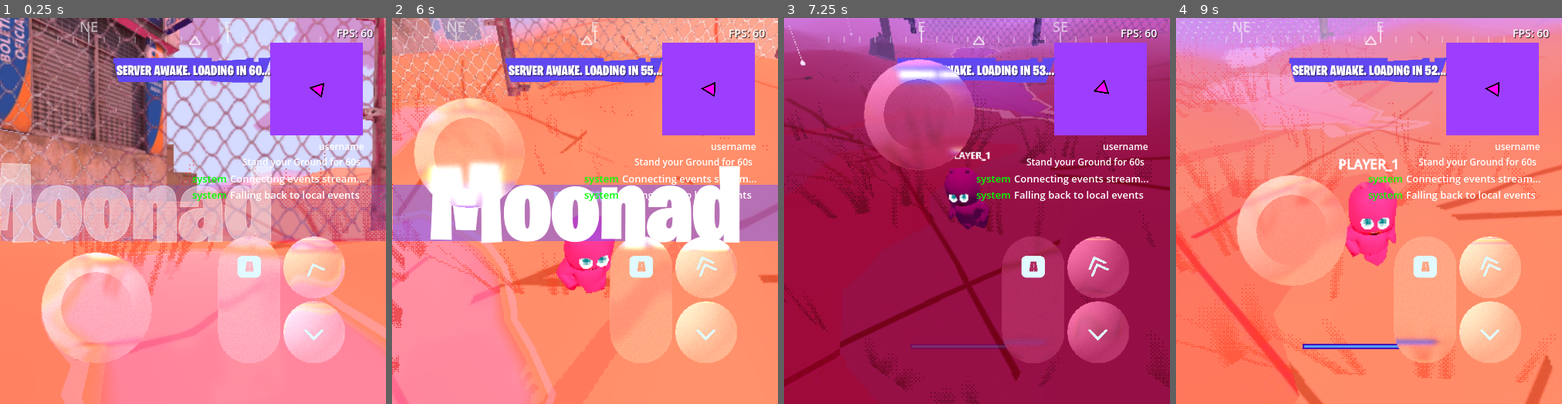
Above: before the commit, frames 1-4 (left to right).
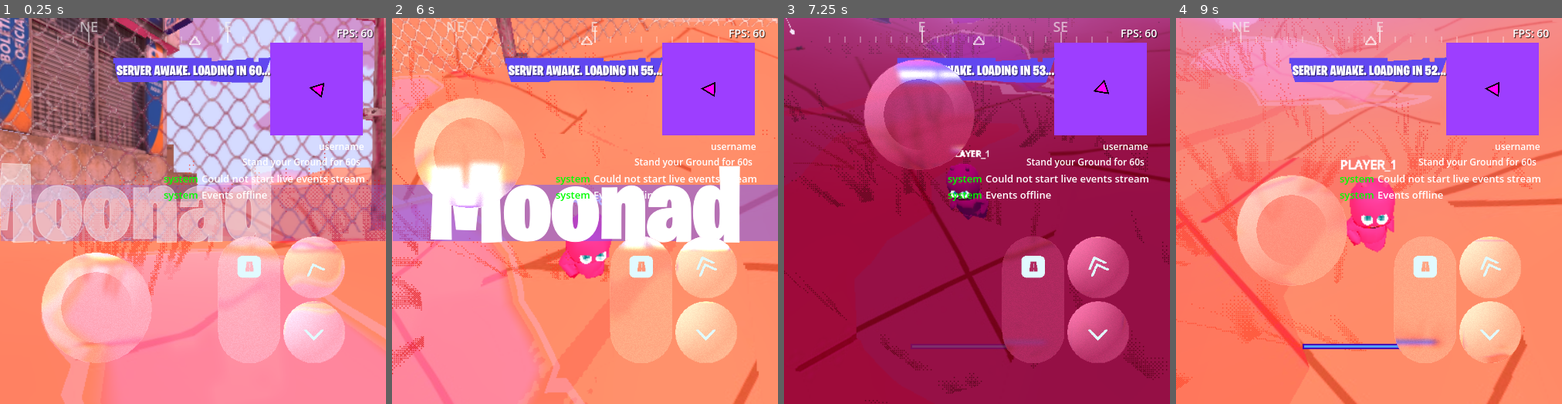
Above: after the commit, the same moments.

Repository: tobiawolaju/WorldOfNads
Game: Godot game, scene res://scenes/lobby.tscn
The game is run twice, just before and just after one commit, with the same random seed, the same clock (stepped at 60 frames per second) and the same inputs. This scene is started directly instead of the project's main scene.
Inputs (mouse positions are in pixels of both pictures, inside the frame that each line leads up to):
- Up to frame 1 (0.25 s): no input
- Up to frame 2 (6 s): tap Enter (pickup) at 0.5, 3.5 s; drag from (708, 87) to (623, 126) at 0.52 s; click (488, 307) at 1.27 s; tap Space (jump) at 2, 4.52 s; drag from (507, 230) to (565, 288) at 2.02 s; move the mouse to (623, 126) at 2.77 s; hold Right (move_right) 2.78-3.5 s; tap F at 2.85 s; drag from (565, 288) to (469, 153) at 3.52 s; move the mouse to (700, 268) at 4.27 s; hold Left (move_left) 4.28-5 s; tap T at 4.35 s; drag from (469, 153) to (527, 114) at 5.02 s; move the mouse to (604, 211) at 5.77 s; hold Down (move_back) from 5.78 s (still down); tap Shift (slide) at 5.85 s; click (604, 211) at 5.92 s
- Up to frame 3 (7.25 s): release Down (move_back) at 6.5 s; drag from (919, 114) to (899, 230) at 6.52 s
- Up to frame 4 (9 s): move the mouse to (1453, 191) at 7.27 s; hold Up (move_forward) 7.28-8 s; tap G at 7.35 s; tap Space (jump) at 7.52 s; drag from (1291, 230) to (1349, 288) at 8.02 s; move the mouse to (1407, 126) at 8.77 s; hold Down (move_back) from 8.78 s (still down); hold Enter (pickup) from 8.78 s (still down)

The runs differ from the first frame. In frame 1, 1.0% of the frame differs, in the area x 42-95%, y 40-58%; in frame 2, 19%; in frame 3, 20%; in frame 4, 25%, in the area x 0-100%, y 0-100%.

Commit message:
player: make movement pitch raise fraction an exported 10% default

Diff:
--- a/godot/scripts/player.gd
+++ b/godot/scripts/player.gd
@@ -122,6 +122,7 @@
 @export var joystick_orbit_invert_y: bool = false
 @export var touch_edge_ignore_margin: float = 32.0 # Ignore touches that START within this many px of a screen edge
 @export var low_pitch_ease_speed: float = 2.5 # While moving below the movement pitch mark, ease pitch up to it (0 = off)
+@export var movement_pitch_raise_fraction: float = 0.1 # While moving, raise the pitch to this fraction of the range down from max_pitch (0.1 = 10%)
 @export var swipe_down_threshold: float = 20.0
 @export var swipe_up_threshold: float = 70.0
 @export var swipe_x_tolerance: float = 80.0
@@ -165,9 +166,10 @@
 var _zoom_cap_override: float = -1.0 # < 0 means "use the authored max_zoom"
 var _effective_camera_distance: float = 0.0
 # Temporary movement pitch auto-raise. While moving, the camera pitch is eased
-# up to the movement pitch mark (20% of the range down from max_pitch) so its
-# near plane never cuts the floor. The raise is temporary: once the player stops
-# moving, the pitch eases back to the angle it had before the raise kicked in.
+# up to the movement pitch mark (movement_pitch_raise_fraction of the range down
+# from max_pitch) so its near plane never cuts the floor. The raise is
+# temporary: once the player stops moving, the pitch eases back to the angle it
+# had before the raise kicked in.
 var _movement_pitch_ease_active: bool = false
 var _pitch_before_movement_ease: float = -1.0
 @export var max_jump_height: float = DEFAULT_MAX_JUMP_HEIGHT
@@ -1506,17 +1508,18 @@
 				_camera_collision_distance = move_toward(_camera_collision_distance, target_collision_distance, delta * 2.0 * CAMERA_COLLISION_RECOVERY_SPEED)
 
 # While moving, the camera pitch is pulled up to the movement pitch mark — the
-# point 20% of the range down from max_pitch — so the camera rises out of the
-# lowest band where its near plane clips the floor and the player sees through
-# it. The raise is temporary: when the player stops moving, the pitch eases back
-# down to the angle they had before the raise kicked in. Manual input still
-# wins while pitching above the mark; only below the mark does movement nudge
-# the camera up. Set low_pitch_ease_speed to 0 to disable.
+# point movement_pitch_raise_fraction (10% by default) of the range down from
+# max_pitch — so the camera rises out of the lowest band where its near plane
+# clips the floor and the player sees through it. The raise is temporary: when
+# the player stops moving, the pitch eases back down to the angle they had
+# before the raise kicked in. Manual input still wins while pitching above the
+# mark; only below the mark does movement nudge the camera up. Set
+# low_pitch_ease_speed to 0 to disable.
 func _apply_movement_pitch_ease(delta: float) -> void:
 	if low_pitch_ease_speed <= 0.0:
 		return
 	var pitch_range := maxf(max_pitch - min_pitch, 0.001)
-	var movement_pitch_mark: float = max_pitch - 0.2 * pitch_range
+	var movement_pitch_mark: float = max_pitch - movement_pitch_raise_fraction * pitch_range
 	if camera_is_moving:
 		if not _movement_pitch_ease_active:
 			_movement_pitch_ease_active = true
